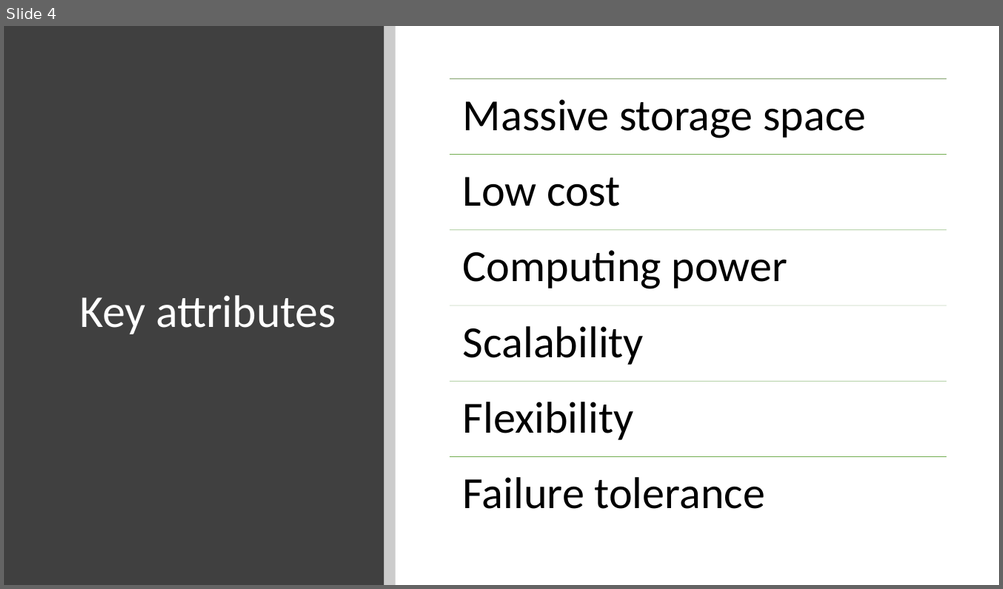
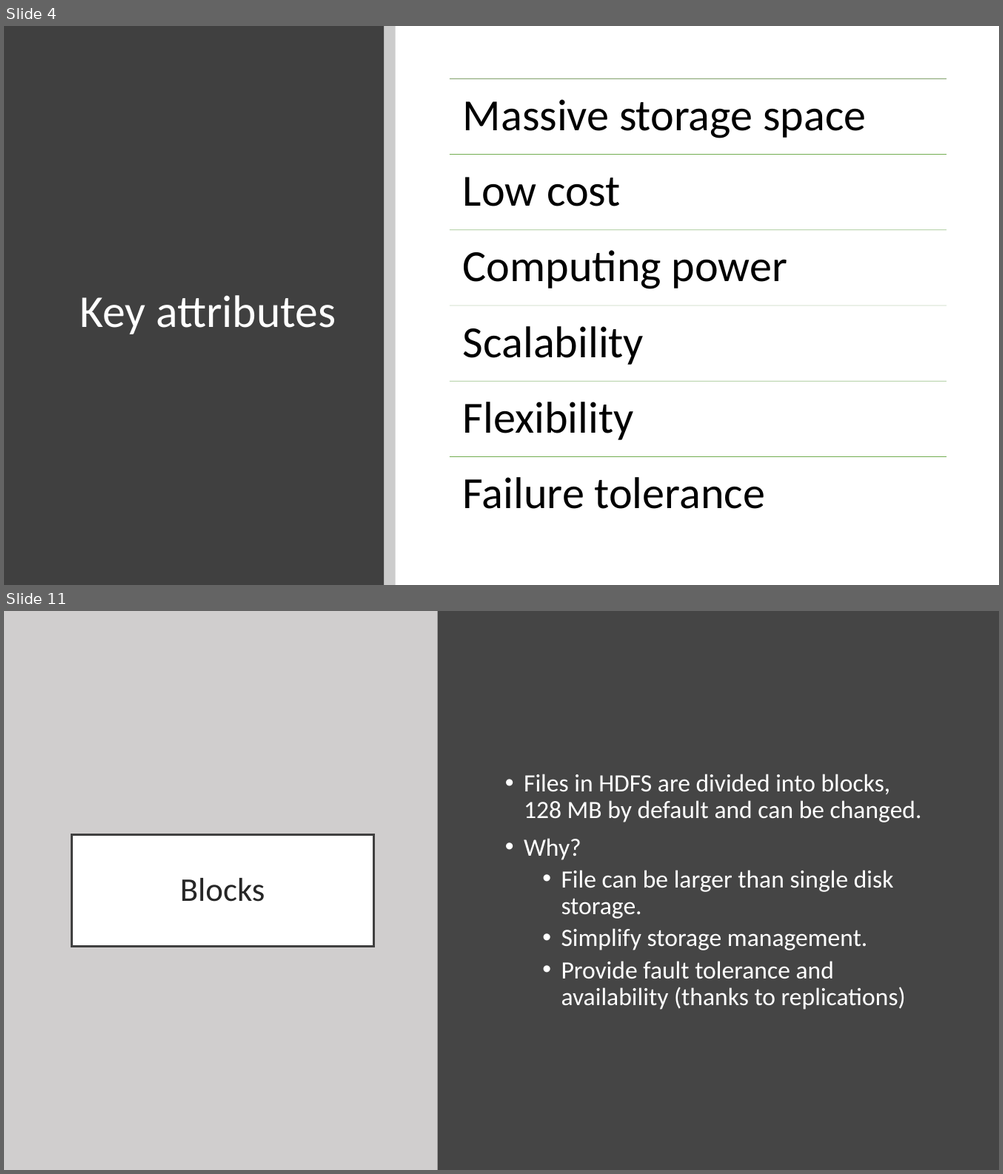
Before and after one commit to fnaticTrucMinh/UIT_AEP_BigDataRESEARCH, a slide deck: Hadoop Introduction.pptx. Shown one above the other, each under a label of ours: slide 4 before the commit, slides 4 and 11 after it; the slides between them are not shown. The pictures are 1003x589 and 1003x1174 pixels, drawn with LibreOffice and Linux fonts; fonts in the diff are those of the drawing. Boxes give left, top, right and bottom in pixels: in the first picture for what was removed or moved away, otherwise in the second. Text is boxed around its words. In the diff, an @@ line names an element or a change of style, - is before the commit and + after.

```diff
--- a/Hadoop Introduction.pptx
+++ b/Hadoop Introduction.pptx
@@ slide 11 added at (4,611,999,1170), background #454545 @@
@@ rectangle added at (4,611,438,1170), fill #D0CECE @@
@@ text added at (523,774,922,1010), 24 pt, text #FFFFFF @@
+• Files in HDFS are divided into blocks, 128 MB by default and can be changed.
+• Why?
+  • File can be larger than single disk storage.
+  • Simplify storage management.
+  • Provide fault tolerance and availability (thanks to replications)
@@ title added at (72,834,374,946), fill #FFFFFF, outline #404040 2 pt, 32 pt, text #262626 @@
+Blocks
```
Also in this commit, not shown: 2 slides changed, 9 other slides added.
